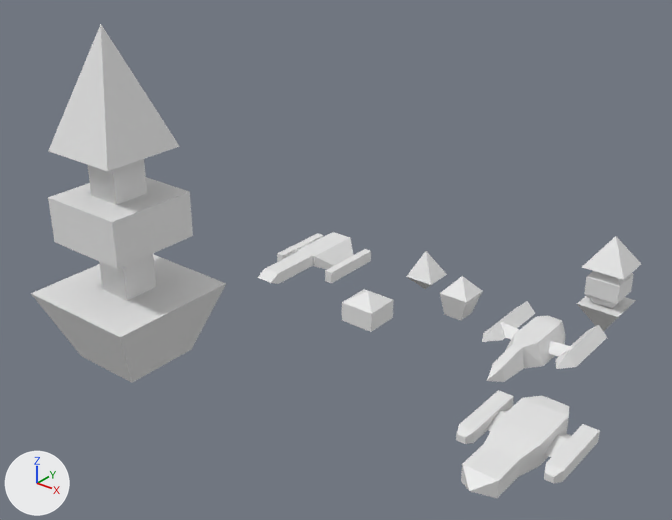
Before and after pictures for a commit that changed the Blender file shippy1.blend.
One viewpoint serves both versions: a 50 mm camera at (30.0, -37.4, 28.8) aimed at (-5.5, 7.0, 1.3). The lights are fixed; the arrows at lower left show +X, +Y and +Z.

In view in the first picture: 'Emularns', 'Grabons', 'Shippy', 'Station', 'mine', 'nav_sattilite', 'rock'.
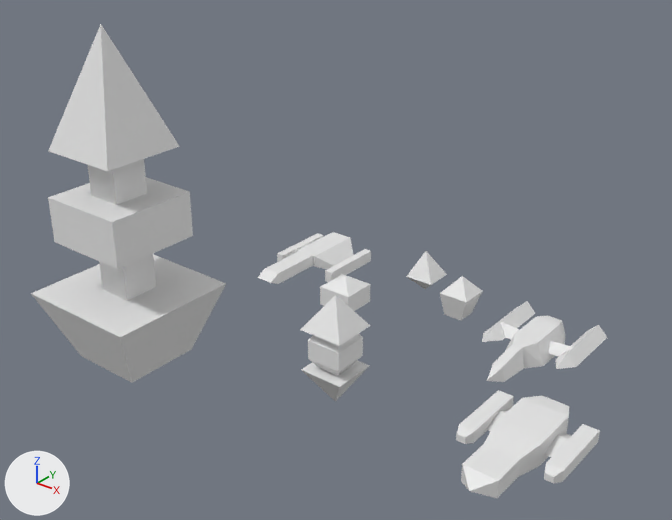
Edits to the bpy script that builds the scene:
```text
Change ob_nav_sattilite:
    ob_nav_sattilite.location: (9.28, 18.09, 0.0) -> (0.0, 0.0, 0.0)
Change ob_mine:
    ob_mine.location: (-0.93, 4.42, 0.0) -> (-3.37, 5.24, 0.0)
```

Boxes [x1, y1, x2, y2] around the edits, measured in the pictures (672 x 520 px):
'nav_sattilite', moved: before [577, 236, 641, 332]; after [300, 295, 370, 402]
'mine', moved: before [342, 289, 394, 332]; after [320, 274, 370, 311]
